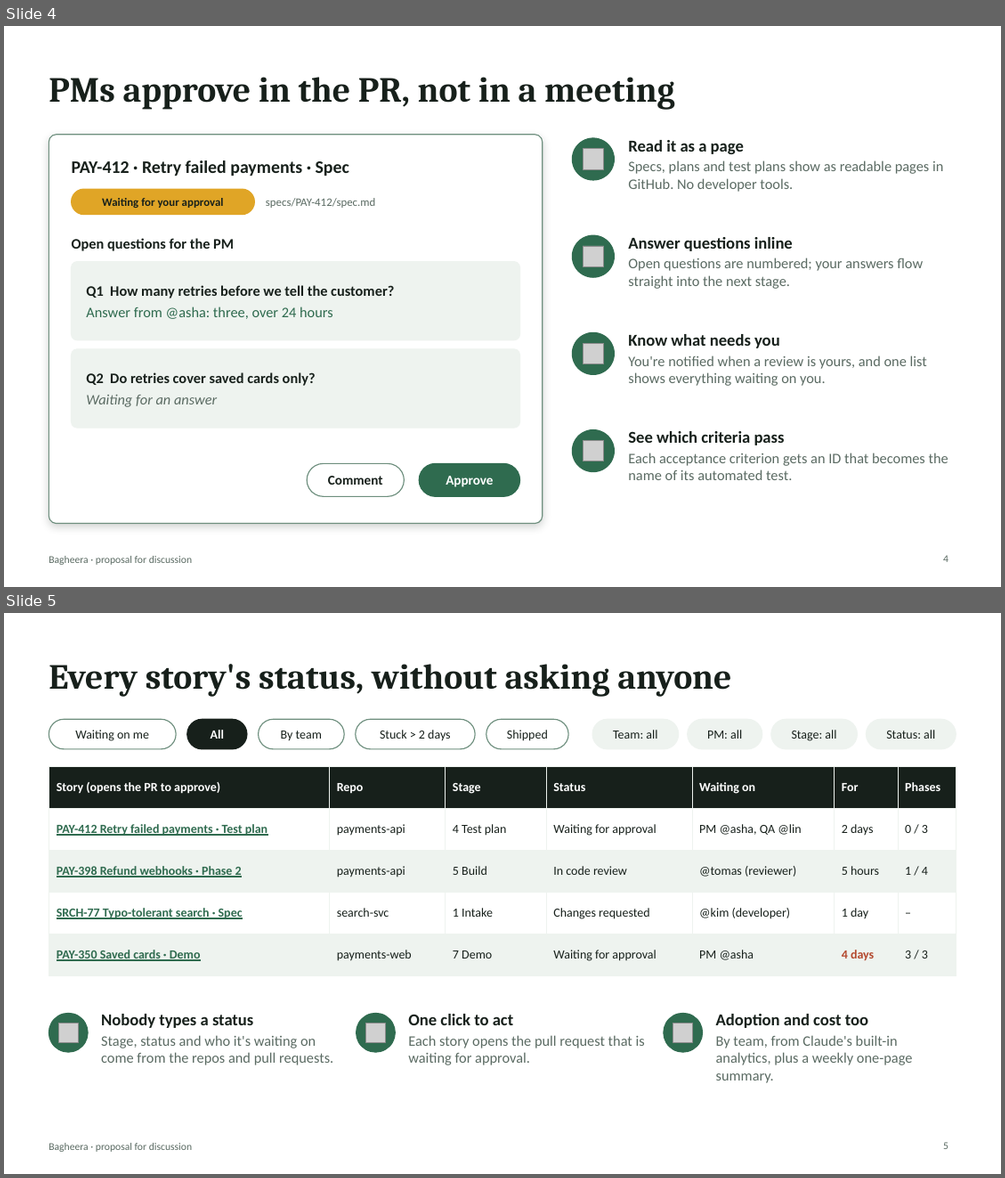
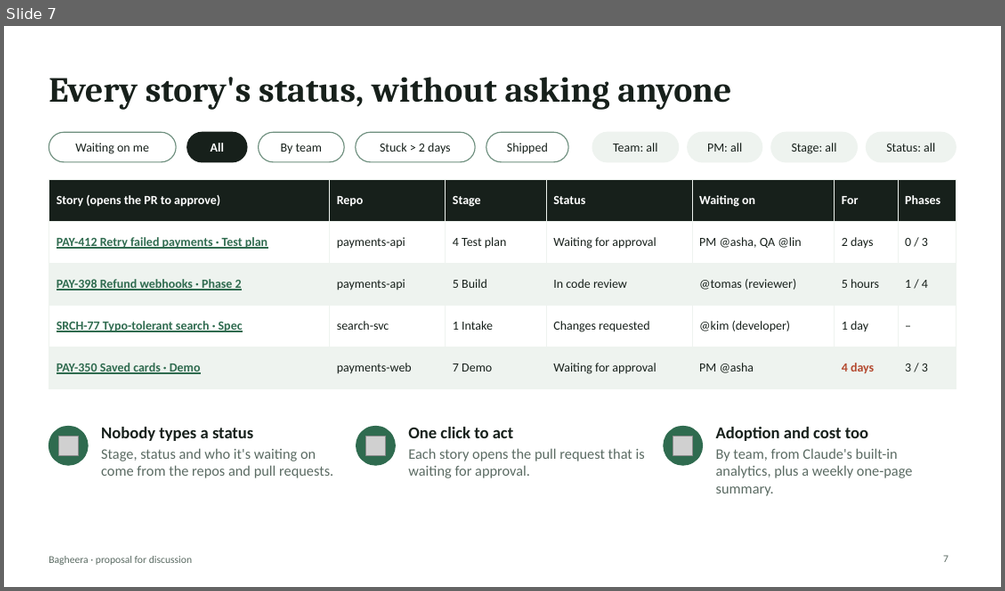
Before and after one commit to rahulnyk/bagheera, a slide deck: docs/pitch-deck.pptx. Shown one above the other, each under a label of ours: slides 4 and 5 before the commit, slide 7 after it. The pictures are 1005x1178 and 1005x591 pixels, drawn with LibreOffice and Linux fonts; fonts in the diff are those of the drawing; grey boxes stand for pictures. Boxes give left, top, right and bottom in pixels: in the first picture for what was removed or moved away, otherwise in the second. Text is boxed around its words. In the diff, an @@ line names an element or a change of style, - is before the commit and + after.

```diff
--- a/docs/pitch-deck.pptx
+++ b/docs/pitch-deck.pptx
@@ slide 4 removed at (4, 26, 1001, 587), background #FFFFFF; not listed: 1 template element that a slide beside it also shows @@
@@ title removed at (48, 77, 675, 110) @@
-PMs approve in the PR, not in a meeting
@@ rounded rectangle removed at (48, 135, 542, 524) @@
@@ ellipse removed at (573, 138, 615, 180) @@
@@ picture removed at (582, 149, 604, 169) @@
@@ text removed at (628, 140, 943, 192) @@
-Read it as a page
-Specs, plans and test plans show as readable pages in GitHub. No developer tools.
@@ text removed at (72, 160, 349, 176) @@
-PAY-412 · Retry failed payments · Spec
@@ rounded rectangle removed at (72, 189, 254, 215) @@
-Waiting for your approval
@@ text removed at (266, 198, 375, 208) @@
-specs/PAY-412/spec.md
@@ text removed at (72, 238, 234, 251) @@
-Open questions for the PM
@@ ellipse removed at (573, 235, 615, 277) @@
@@ text removed at (628, 237, 922, 289) @@
-Answer questions inline
-Open questions are numbered; your answers flow straight into the next stage.
@@ rounded rectangle removed at (72, 262, 520, 340) @@
@@ picture removed at (582, 246, 604, 267) @@
@@ text removed at (86, 285, 394, 319) @@
-Q1 How many retries before we tell the customer?
-Answer from @asha: three, over 24 hours
@@ ellipse removed at (573, 332, 615, 375) @@
@@ picture removed at (582, 343, 604, 364) @@
@@ text removed at (628, 334, 927, 386) @@
-Know what needs you
-You're notified when a review is yours, and one list shows everything waiting on you.
@@ rounded rectangle removed at (72, 349, 520, 427) @@
@@ text removed at (86, 372, 316, 407) @@
-Q2 Do retries cover saved cards only?
-Waiting for an answer
@@ ellipse removed at (573, 430, 615, 472) @@
@@ picture removed at (582, 440, 604, 461) @@
@@ text removed at (628, 431, 948, 480) @@
-See which criteria pass
-Each acceptance criterion gets an ID that becomes the name of its automated test.
@@ rounded rectangle removed at (307, 464, 404, 496) @@
-Comment
@@ rounded rectangle removed at (419, 464, 520, 496) @@
-Approve
@@ page number removed at (943, 555, 948, 562) @@
-4
@@ what was slide 5 is now slide 7 @@
@@ page number at (943, 555, 948, 562): text changed @@
-5
+7
```
Also in this commit, not shown: 1 slide changed, 5 slides added, 4 other slides removed, 1 other file.
